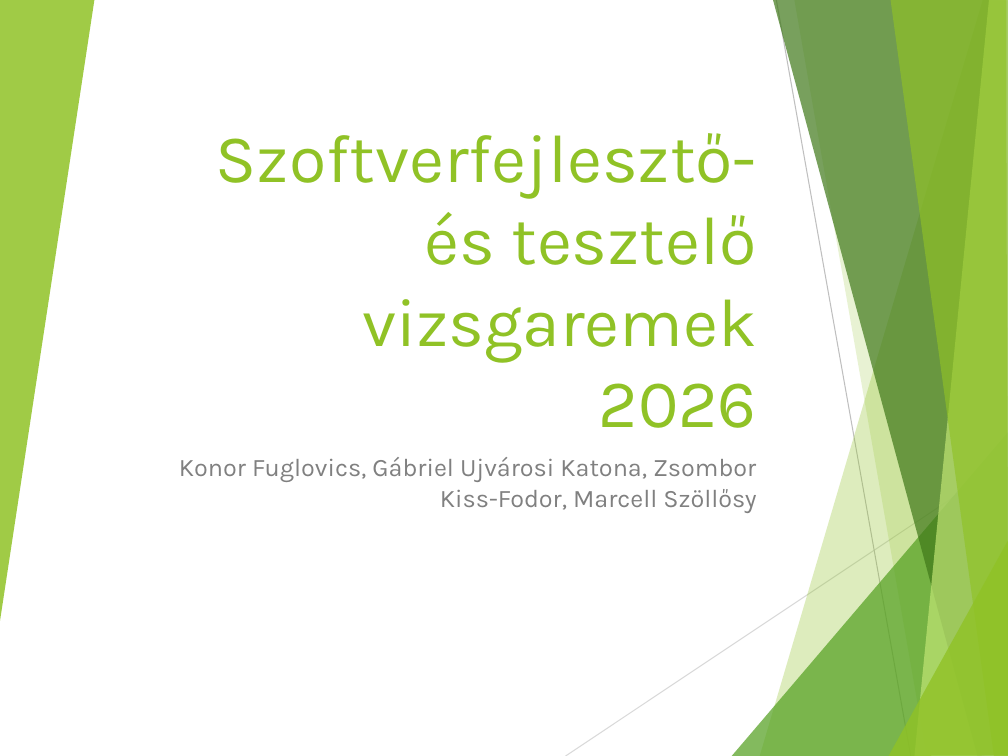
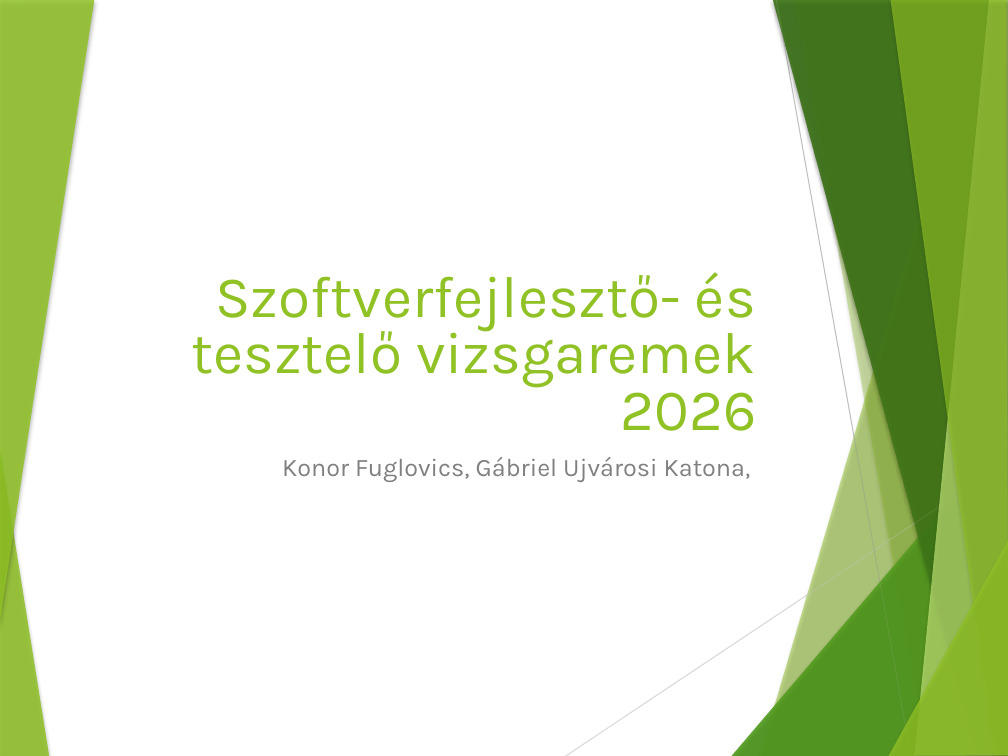
Before and after one commit to Gabi4555/Vizsga_Project, a slide deck: slide 1 of Dokumentációk/Szoftverfejlesztő- és tesztelő vizsgaremek angol.pptx. Drawn at 1008x756 pixels with LibreOffice and Linux fonts; fonts in the diff are those of the drawing. Boxes give left, top, right and bottom in pixels: in the first picture for what was removed or moved away, otherwise in the second. Text is boxed around its words. In the diff, an @@ line names an element or a change of style, - is before the commit and + after.

```diff
--- a/Dokumentációk/Szoftverfejlesztő- és tesztelő vizsgaremek angol.pptx
+++ b/Dokumentációk/Szoftverfejlesztő- és tesztelő vizsgaremek angol.pptx
@@ background #191919 to #FFFFFF @@
@@ freeform shape at (x1=0, y1=0, x2=94, y2=627): shadow on; outline redrawn @@
@@ line (776, 0) - (911, 756): stroke #131313 0.75 pt to #BFBFBF 0.75 pt @@
@@ title "Szoftverfejlesztő- és tesztelő vizsgaremek 2026" at (x1=191, y1=272, x2=756, y2=431): size 48.6 to 41.9 pt; line spacing 1 to 0.8 @@
@@ freeform shape added at (x1=0, y1=443, x2=49, y2=756), fill #90C226 at 85% opacity @@
@@ subtitle at (x1=282, y1=457, x2=751, y2=482): text changed; text colour #F0F2F5 to #808080 @@
-Konor Fuglovics, Gábriel Ujvárosi Katona, Zsombor Kiss-Fodor, Marcell Szöllősy
+Konor Fuglovics, Gábriel Ujvárosi Katona,
@@ line (565, 756) - (1008, 461): stroke #151515 0.75 pt to #D9D9D9 0.75 pt @@
@@ shadow on in 7 elements at (x1=760, y1=0, x2=1008, y2=756), (x1=794, y1=0, x2=1008, y2=756), (x1=732, y1=432, x2=1008, y2=756), (x1=773, y1=0, x2=1008, y2=756), (x1=914, y1=0, x2=1008, y2=756), (x1=890, y1=0, x2=1008, y2=756), (x1=888, y1=539, x2=1008, y2=756) @@
@@ group added at (x1=732, y1=0, x2=1008, y2=756): 7 freeform shapes @@
```
Also in this commit, not shown: 9 other slides changed, 2 slides removed, 1 other file.
